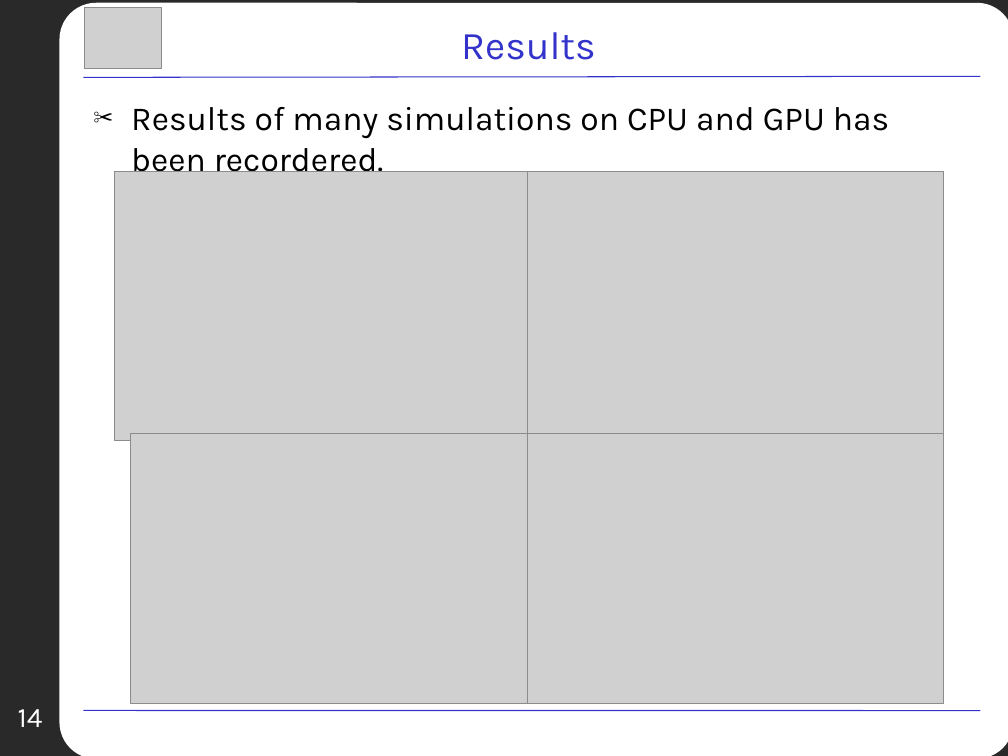
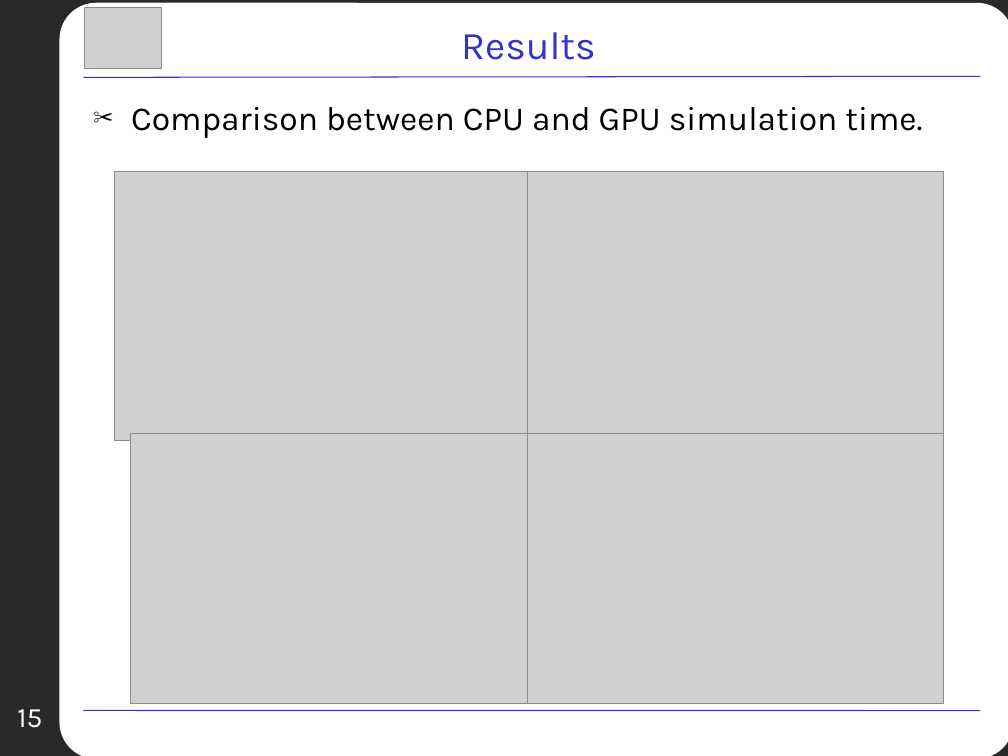
Before and after one commit to Anthz/qcadesigner-cuda, a slide deck: slide 15 of docs/bistable/PPT/Presentation.ppt (slide 14 before the commit). Drawn at 1008x756 pixels with LibreOffice and Linux fonts; fonts in the diff are those of the drawing; grey boxes stand for pictures; background and template pictures are left out. Boxes give left, top, right and bottom in pixels: in the first picture for what was removed or moved away, otherwise in the second. Text is boxed around its words. In the diff, an @@ line names an element or a change of style, - is before the commit and + after.

```diff
--- a/docs/bistable/PPT/Presentation.ppt
+++ b/docs/bistable/PPT/Presentation.ppt
@@ text at (131,107,922,138): text changed @@
-✂ Results of many simulations on CPU and GPU has been recordered.
+✂ Comparison between CPU and GPU simulation time.
@@ page number at (17,709,42,728): text changed @@
-14
+15
```
Also in this commit, not shown: 10 other slides changed, 4 slides added, 3 slides removed, 1 other file.
